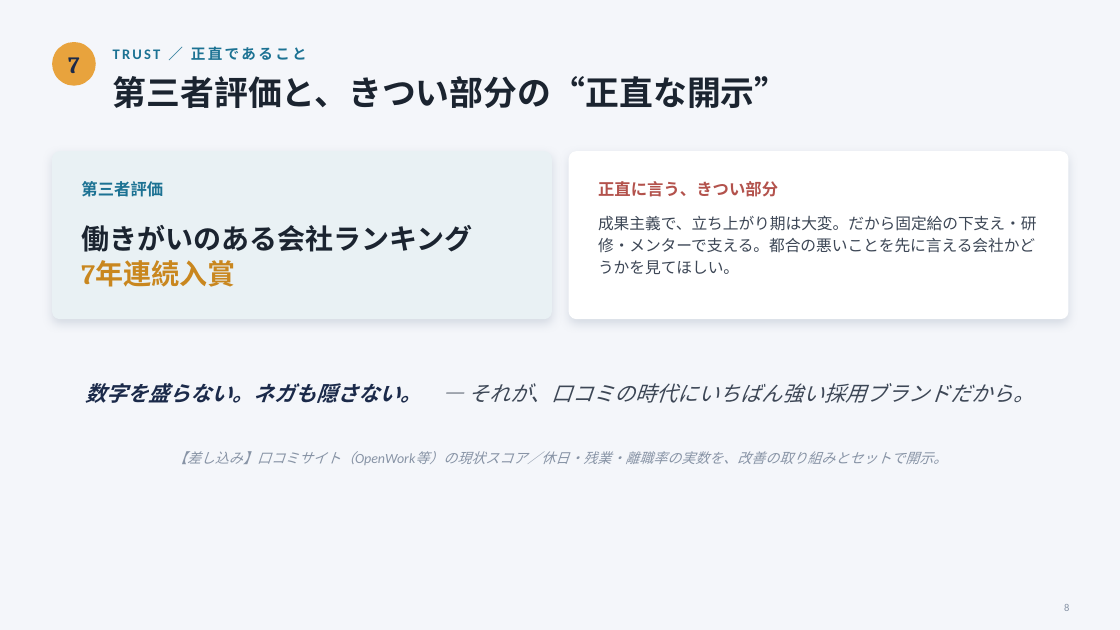
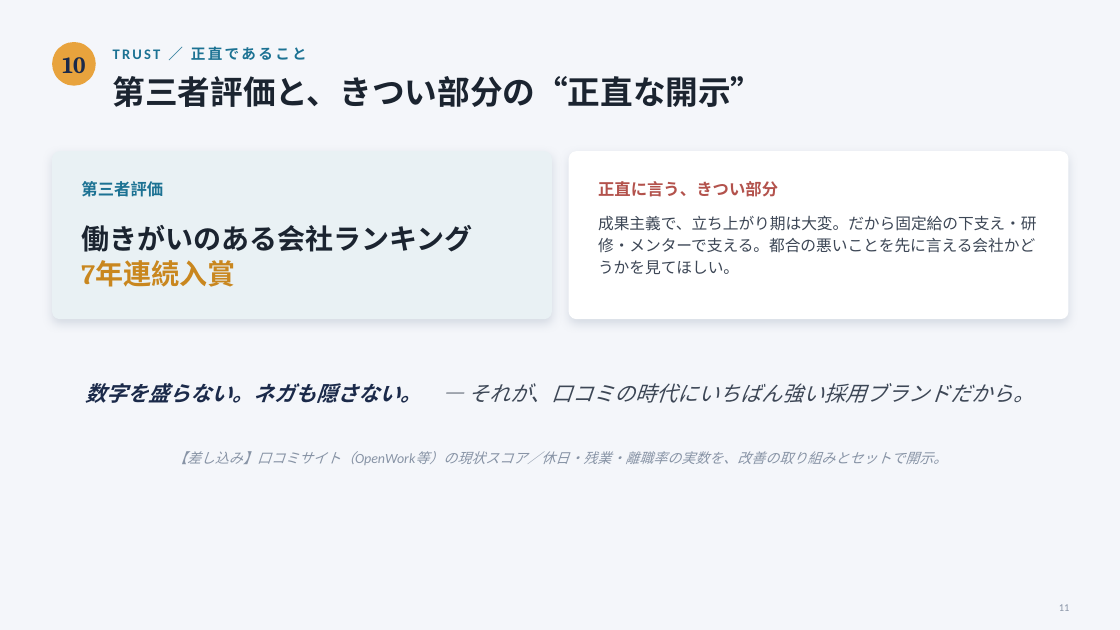
Before and after one commit to miyakumic/HRrecord, a slide deck: slide 11 of docs/ai-era-appeal-pitch-deck.pptx (slide 8 before the commit). Drawn at 1120x630 pixels with LibreOffice and Linux fonts; fonts in the diff are those of the drawing. Boxes give left, top, right and bottom in pixels: in the first picture for what was removed or moved away, otherwise in the second. Text is boxed around its words. In the diff, an @@ line names an element or a change of style, - is before the commit and + after.

```diff
--- a/docs/ai-era-appeal-pitch-deck.pptx
+++ b/docs/ai-era-appeal-pitch-deck.pptx
@@ text at box(62, 57, 85, 73): text changed @@
-7
+10
@@ text "第三者評価と、きつい部分の“正直な開示”" at box(113, 76, 764, 107): size 29 to 28 pt @@
@@ text at box(1059, 604, 1070, 611): text changed @@
-8
+11
```
Also in this commit, not shown: 8 other slides changed, 3 slides added, 1 other file.
